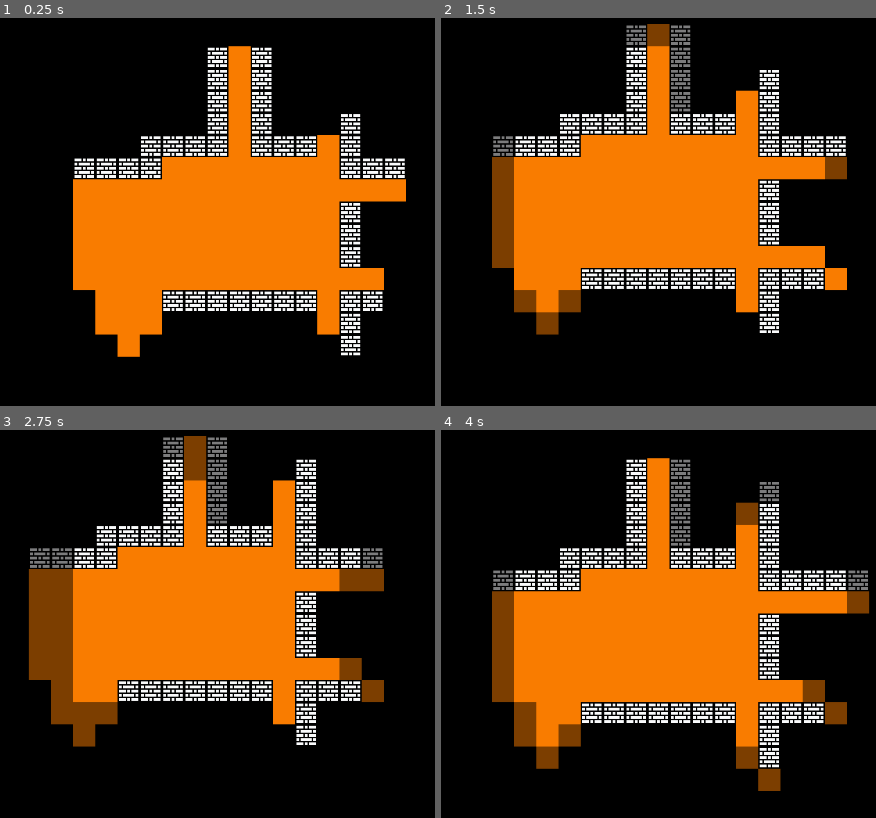
Above: before the commit, frames 1-4 (two rows, left to right).
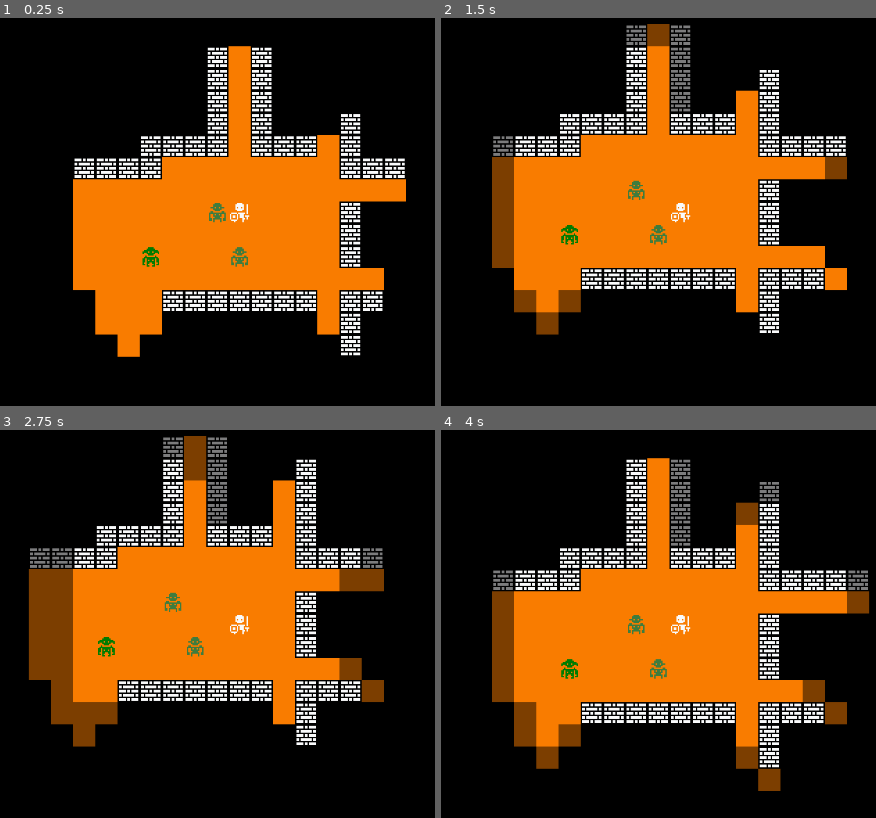
Above: after the commit, the same moments.

Repository: Cedro23/harold
Game: Godot game, scene res://src/game/game.tscn
Same seed, same stepped clock (60 frames per second), same inputs: the game is played once before the commit and once after it.
Inputs:
- Up to frame 1 (0.25 s): no input
- Up to frame 2 (1.5 s): tap Enter at 0.5 s; hold Right (ui_right) 0.53-1.28 s; tap Space at 1.25 s; hold Down (ui_down) from 1.28 s (still down)
- Up to frame 3 (2.75 s): tap Enter at 2 s; release Down (ui_down) at 2.03 s; hold Right (ui_right) from 2.03 s (still down)
- Up to frame 4 (4 s): tap Space at 2.75 s; release Right (ui_right) at 2.78 s; hold Up (ui_up) 2.78-3.53 s; tap Enter at 3.5 s; hold Left (ui_left) from 3.53 s (still down)

The runs differ from the first frame. In frame 1, 0.5% of the frame differs, in the area x 32-58%, y 47-65%; in frame 2, 0.5%; in frame 3, 0.5%; in frame 4, 0.5%.

Commit message:
Fixed sprites not appearing and fixed gitignore

Diff:
--- a/src/entities/entity.gd
+++ b/src/entities/entity.gd
@@ -12,7 +12,7 @@
 func _init(_map_data: MapData, start_position:Vector2i, entity_definition: EntityDefinition) -> void:
 	centered = false
 	grid_position = start_position
-	self.map_data = _map_data
+	map_data = _map_data
 	set_entity_type(entity_definition)
 
 func move(move_offset: Vector2i) -> void:
--- a/src/map/field_of_view.gd
+++ b/src/map/field_of_view.gd
@@ -23,10 +23,9 @@
 		tile.is_in_view = false
 	_fov = []
 
-func _cast_light(map_data: MapData, x: int, y: int, radius: int,row: int, start_slope: float, end_slope: float, xx: int, xy: int, yx: int, yy: int) -> void:
+func _cast_light(map_data: MapData, x: int, y: int, radius: int, row: int, start_slope: float, end_slope: float, xx: int, xy: int, yx: int, yy: int) -> void:
 	if start_slope < end_slope:
 		return
-
 	var next_start_slope: float = start_slope
 	for i in range(row, radius + 1):
 		var blocked: bool = false
@@ -37,13 +36,11 @@
 			if start_slope < r_slope:
 				continue
 			elif end_slope > l_slope:
-				continue
+				break
 			var sax: int = dx * xx + dy * xy
 			var say: int = dx * yx + dy * yy
-
-			if((sax < 0 and absi(sax) > x) or (say < 0 and absi(say) > y)):
+			if ((sax < 0 and absi(sax) > x) or (say < 0 and absi(say) > y)):
 				continue
-
 			var ax: int = x + sax
 			var ay: int = y + say
 			if ax >= map_data.width or ay >= map_data.height:
--- a/src/map/map.gd
+++ b/src/map/map.gd
@@ -21,7 +21,7 @@
 
 func _place_tiles() -> void:
 	for tile in map_data.tiles:
-		add_child(tile)
+		tiles.add_child(tile)
 
 func update_fov(player_position: Vector2i) -> void:
 	field_of_view.update_fov(map_data, player_position, fov_radius)
Not shown, changed: .gitignore
